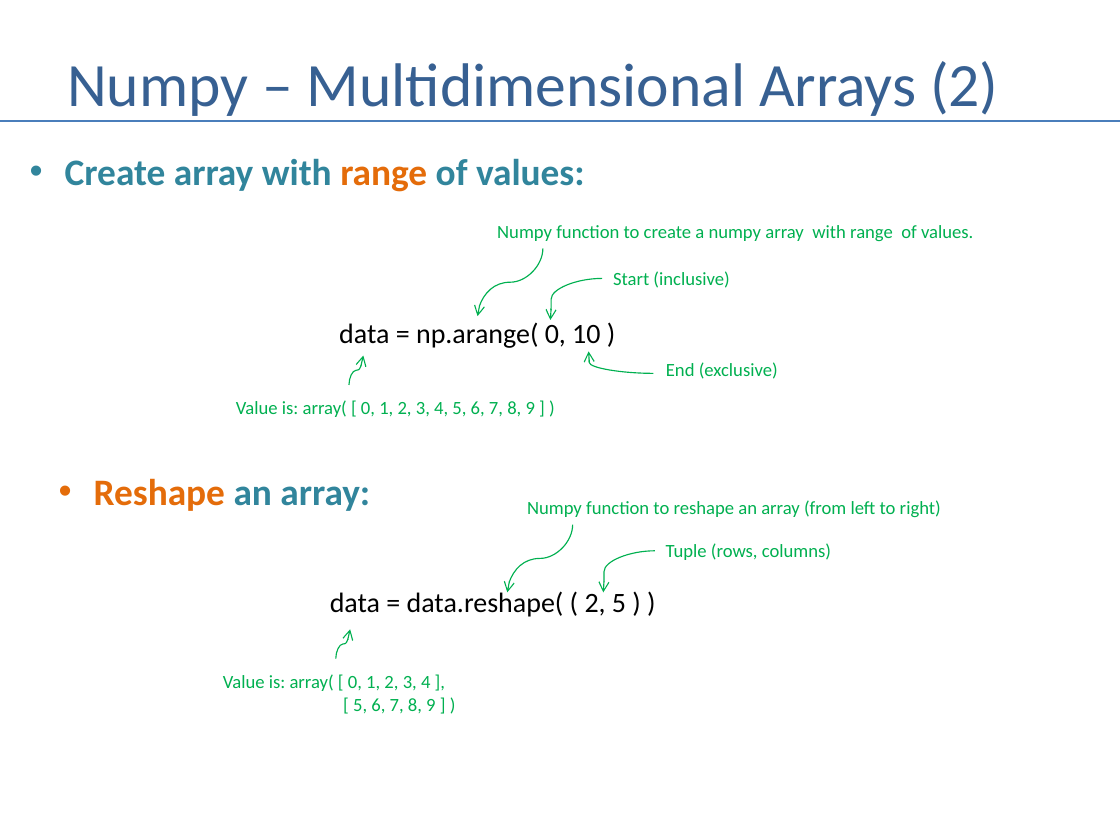
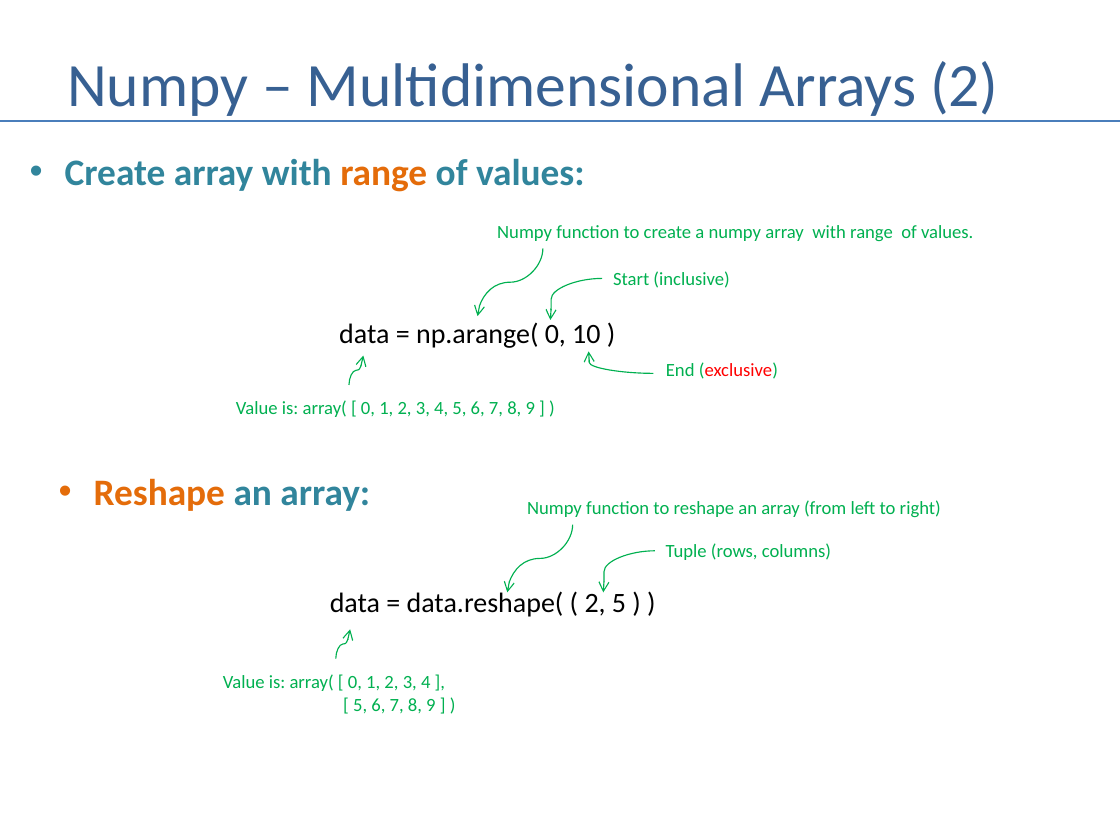
Before and after one commit to andrewferlitsch/Portland-Data-Science-Group, a slide deck: slide 5 of Presentations/Python - Numpy and Pandas.pptx. Drawn at 1120x840 pixels with LibreOffice and Linux fonts; fonts in the diff are those of the drawing. Boxes give left, top, right and bottom in pixels: in the first picture for what was removed or moved away, otherwise in the second. Text is boxed around its words. In the diff, an @@ line names an element or a change of style, - is before the commit and + after.

Commit message:
more numpy

```diff
--- a/Presentations/Python - Numpy and Pandas.pptx
+++ b/Presentations/Python - Numpy and Pandas.pptx
@@ text "End (exclusive)" at (666,362,778,379): text colour #00B050 to #FF0000 in "(exclusive)" @@
```
Also in this commit, not shown: 1 other slide changed, 1 slide added.
